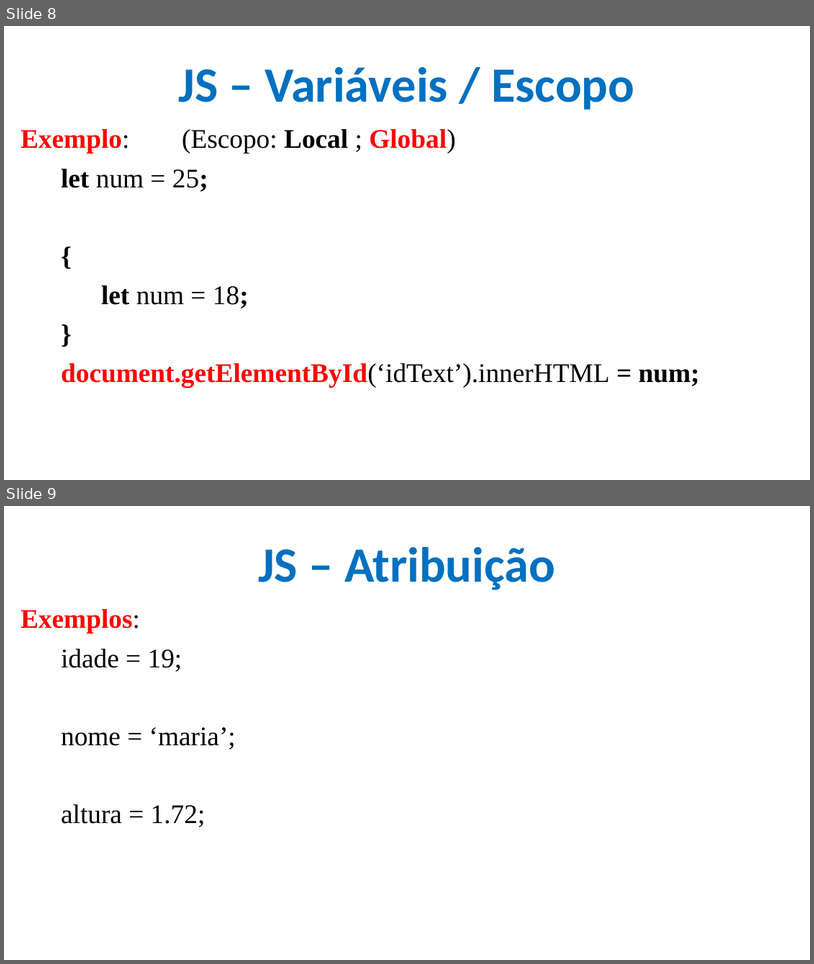
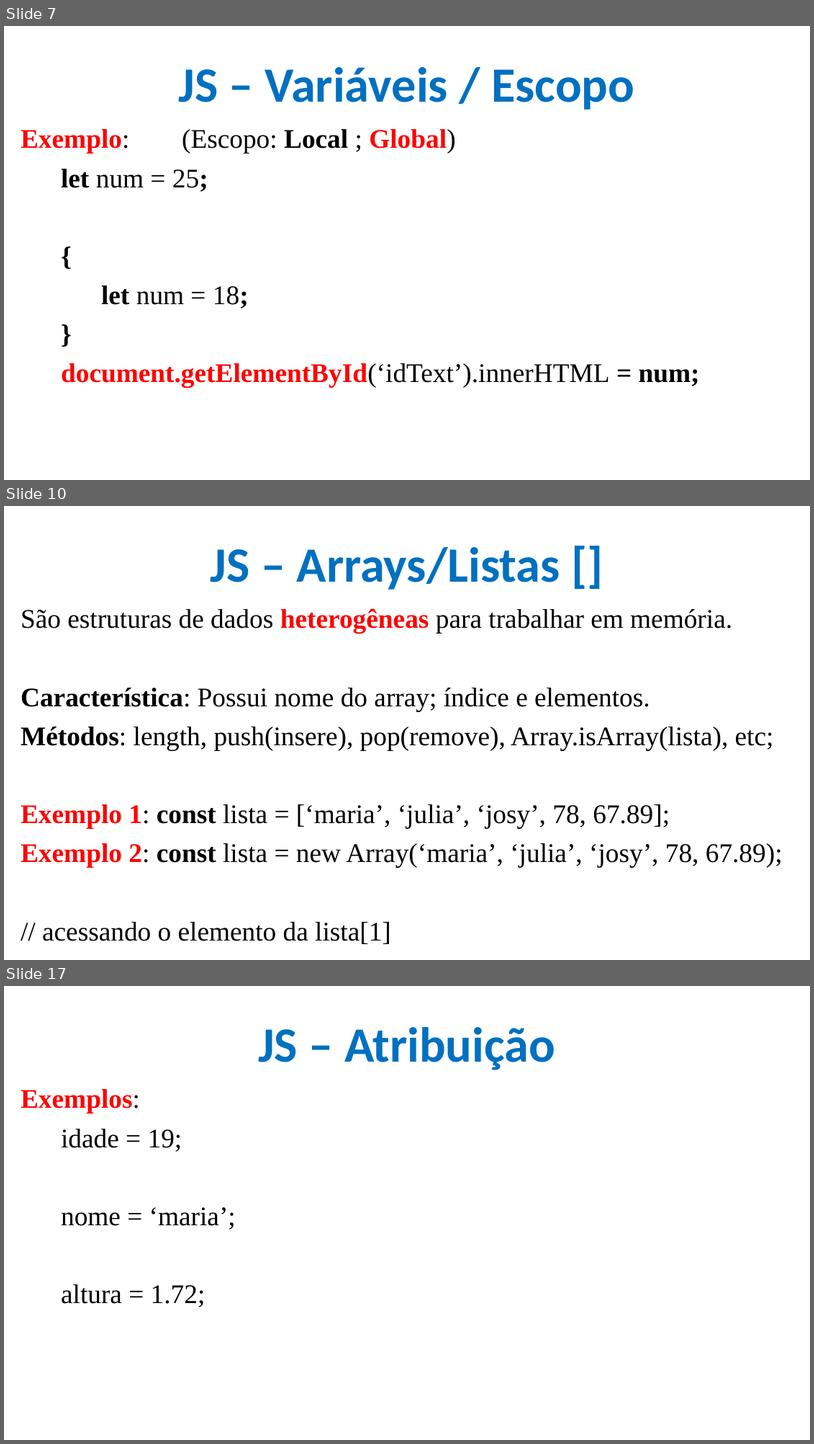
Before and after one commit to CloudEducationBrazil/WydenDesenvolvimentoWebPHP, a slide deck: 01 Classes/Aula 09 Desenvolvimento Web PHP - JS.pptx. Shown one above the other, each under a label of ours: slides 8 and 9 before the commit, slides 7, 10 and 17 after it; the slides between them are not shown. The pictures are 814x964 and 814x1444 pixels, drawn with LibreOffice and Linux fonts; fonts in the diff are those of the drawing; background and template pictures are left out. Boxes give left, top, right and bottom in pixels: in the first picture for what was removed or moved away, otherwise in the second. Text is boxed around its words. In the diff, an @@ line names an element or a change of style, - is before the commit and + after.

```diff
--- a/01 Classes/Aula 09 Desenvolvimento Web PHP - JS.pptx
+++ b/01 Classes/Aula 09 Desenvolvimento Web PHP - JS.pptx
@@ slide 10 added at <box>4,506,810,960</box>, background picture (left out) @@
@@ title added at <box>211,547,561,590</box>, 44 pt, text #0070C0, bold @@
+JS – Arrays/Listas []
@@ text added at <box>21,608,783,944</box>, 24 pt, text #000000 @@
+São estruturas de dados heterogêneas para trabalhar em memória.
+Característica: Possui nome do array; índice e elementos.
+Métodos: length, push(insere), pop(remove), Array.isArray(lista), etc;
+Exemplo 1: const lista = [‘maria’, ‘julia’, ‘josy’, 78, 67.89];
+Exemplo 2: const lista = new Array(‘maria’, ‘julia’, ‘josy’, 78, 67.89);
+// acessando o elemento da lista[1]
@@ what was slide 8 is now slide 7 @@
@@ what was slide 9 is now slide 17 @@
```
Also in this commit, not shown: 3 slides changed, 7 other slides added.
